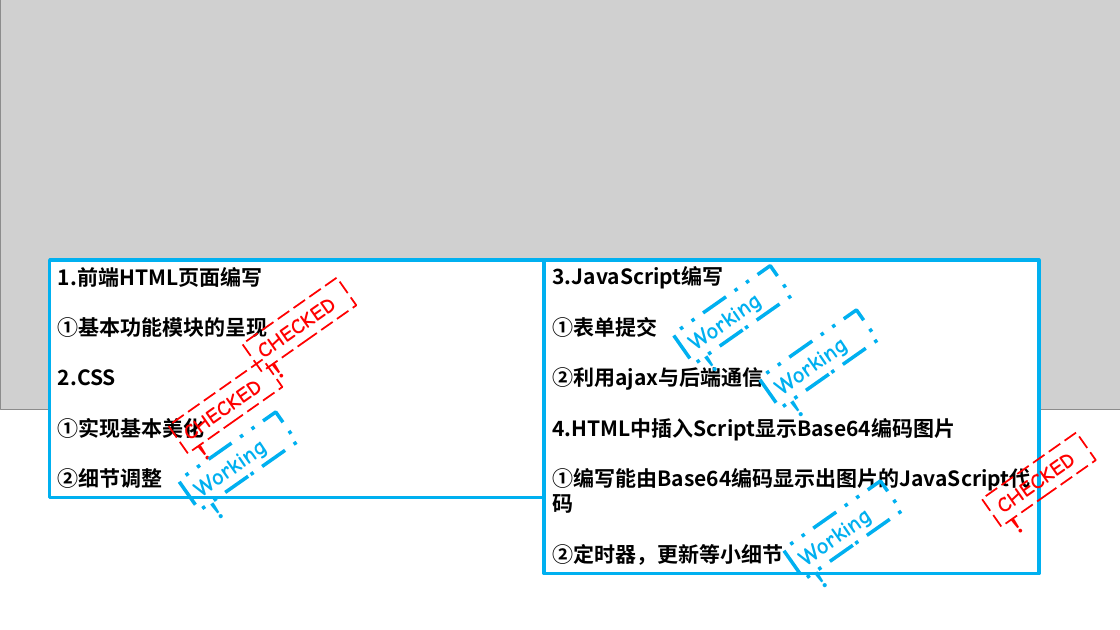
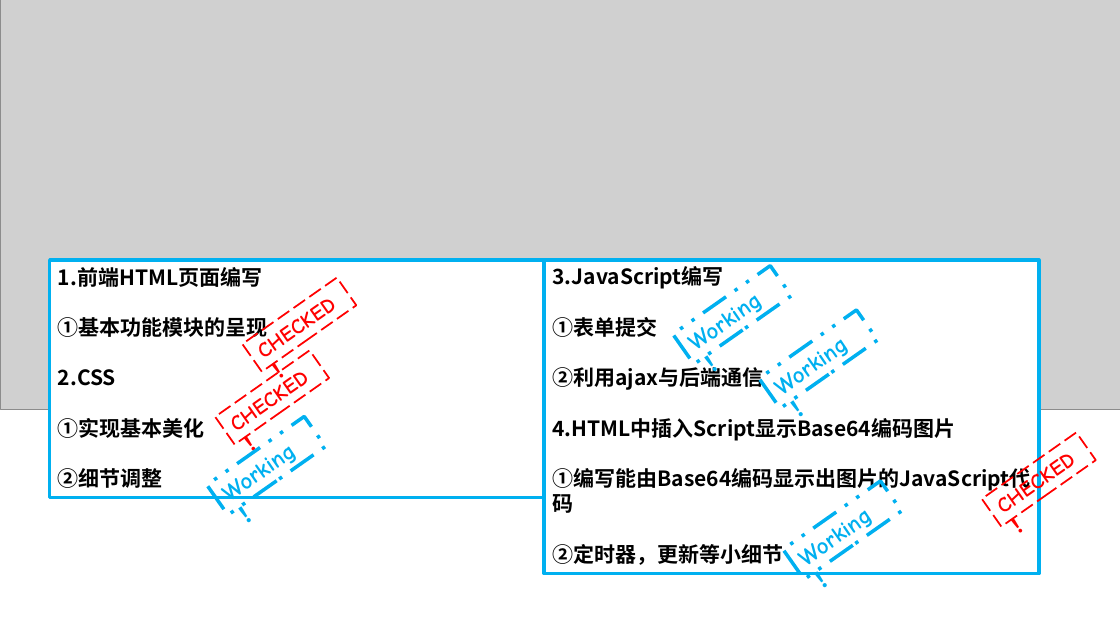
Before and after one commit to Caffrey-Liu/3, a slide deck: slide 9 of 程序设计综合实践9.3.pptx. Drawn at 1120x630 pixels with LibreOffice and Linux fonts; fonts in the diff are those of the drawing; grey boxes stand for pictures. Boxes give left, top, right and bottom in pixels: in the first picture for what was removed or moved away, otherwise in the second. Text is boxed around its words. In the diff, an @@ line names an element or a change of style, - is before the commit and + after.

```diff
--- a/程序设计综合实践9.3.pptx
+++ b/程序设计综合实践9.3.pptx
@@ rectangle "CHECKED！": place and size @@
-rectangle "CHECKED！" at (169,360,283,454)
+rectangle "CHECKED！" at (215,350,329,445)
@@ rectangle "Working！": place and size @@
-rectangle "Working！" at (178,412,297,511)
+rectangle "Working！" at (207,417,326,516)
```
Also in this commit, not shown: 2 other slides changed, 36 other files.
